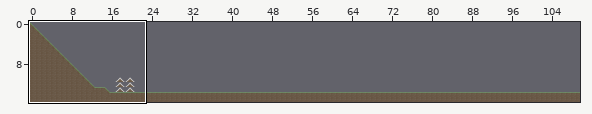
A Tiled map gets an edit: Content/LevelDesignSix.tmx. Above: a wide view before the commit, with the close-up outlined.
Close-up. Before:
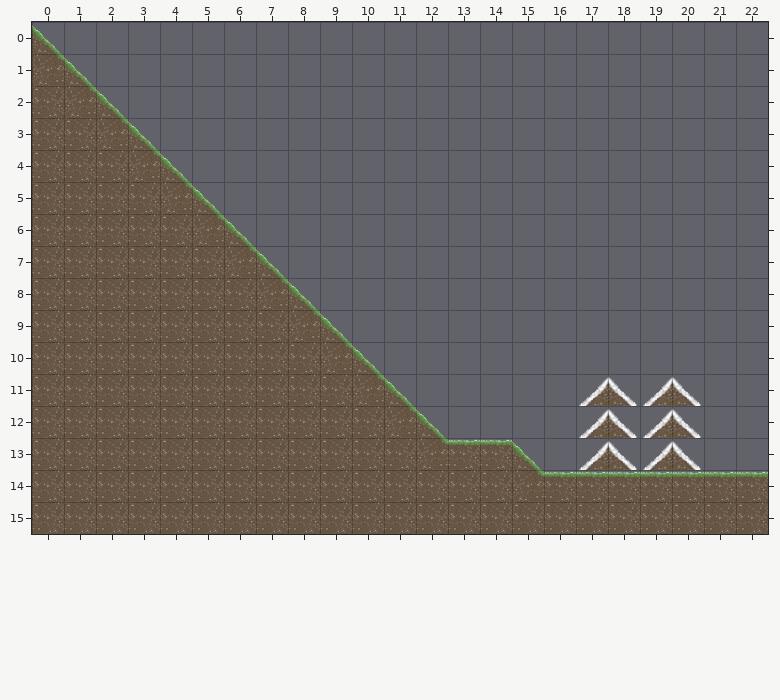
Cells are 64x64 px. Shown: x 0..22, y 0..15. The commit also changed other parts of the map, which this record leaves out.
Once edited:
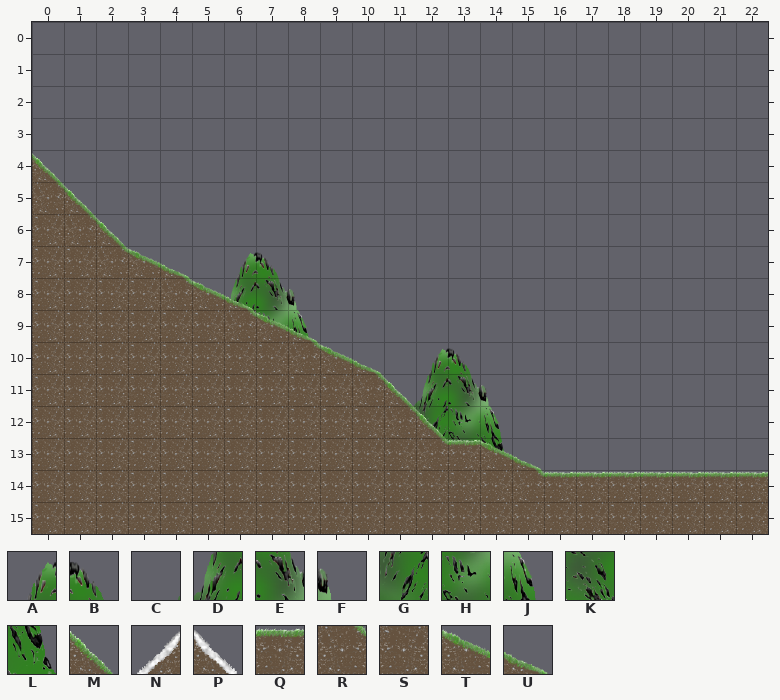
Key: from "mountain": A 1, B 2, C 8, D 9, E 10, F 11, G 17, H 18, J 19, K 26, L 27; from "tilesheet": M 2, N 3, P 4, Q 6, R 8, S 12, T 15, U 16.
_ is an empty cell.
Tiles of an added or newly shown layer are drawn over the layers below it.
Difference:
{"where": "layer \"Tile BG\" (now shown)"}
{"y":7,"x":6,"old":"__","new":"AB"}
{"y":8,"x":5,"old":"____","new":"CDEF"}
{"y":9,"x":6,"old":"___","new":"GHJ"}
{"y":10,"x":8,"old":"_","new":"L"}
{"y":10,"x":12,"old":"__","new":"AB"}
{"y":11,"x":12,"old":"___","new":"DEF"}
{"y":12,"x":12,"old":"___","new":"GHJ"}
{"y":13,"x":13,"old":"__","new":"KL"}
{"where": "layer \"Tile FG\""}
{"y":0,"x":0,"old":"M","new":"_"}
{"y":1,"x":0,"old":"RM","new":"__"}
{"y":2,"x":0,"old":"SRM","new":"___"}
{"y":3,"x":0,"old":"SSRM","new":"____"}
{"y":4,"x":0,"old":"SSSRM","new":"M____"}
{"y":5,"x":0,"old":"SSSSRM","new":"RM____"}
{"y":6,"x":1,"old":"SSSSRM","new":"RM____"}
{"y":7,"x":2,"old":"SSSSRM","new":"RTU___"}
{"y":8,"x":4,"old":"SSSRM","new":"RTU__"}
{"y":9,"x":6,"old":"SSRM","new":"RTU_"}
{"y":10,"x":8,"old":"SRM","new":"RTU"}
{"y":11,"x":17,"old":"NPNP","new":"____"}
{"y":12,"x":17,"old":"NPNP","new":"____"}
{"y":13,"x":14,"old":"QM","new":"TU"}
{"y":13,"x":17,"old":"NPNP","new":"____"}
{"label":"changed","picture_box":[32,25,381,374]}
{"label":"changed","picture_box":[416,348,541,470]}
{"label":"removed","picture_box":[579,376,701,470]}
